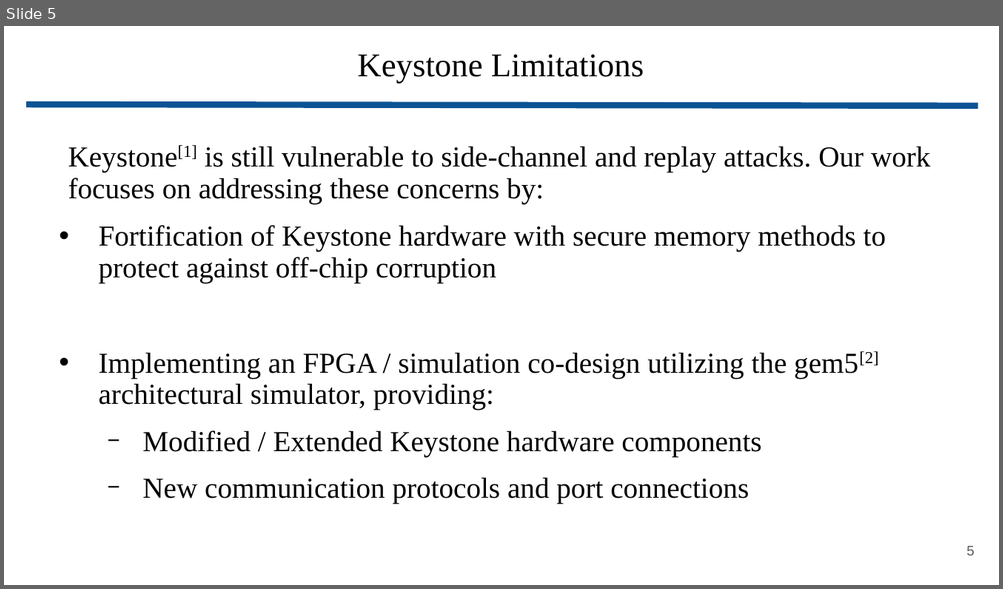
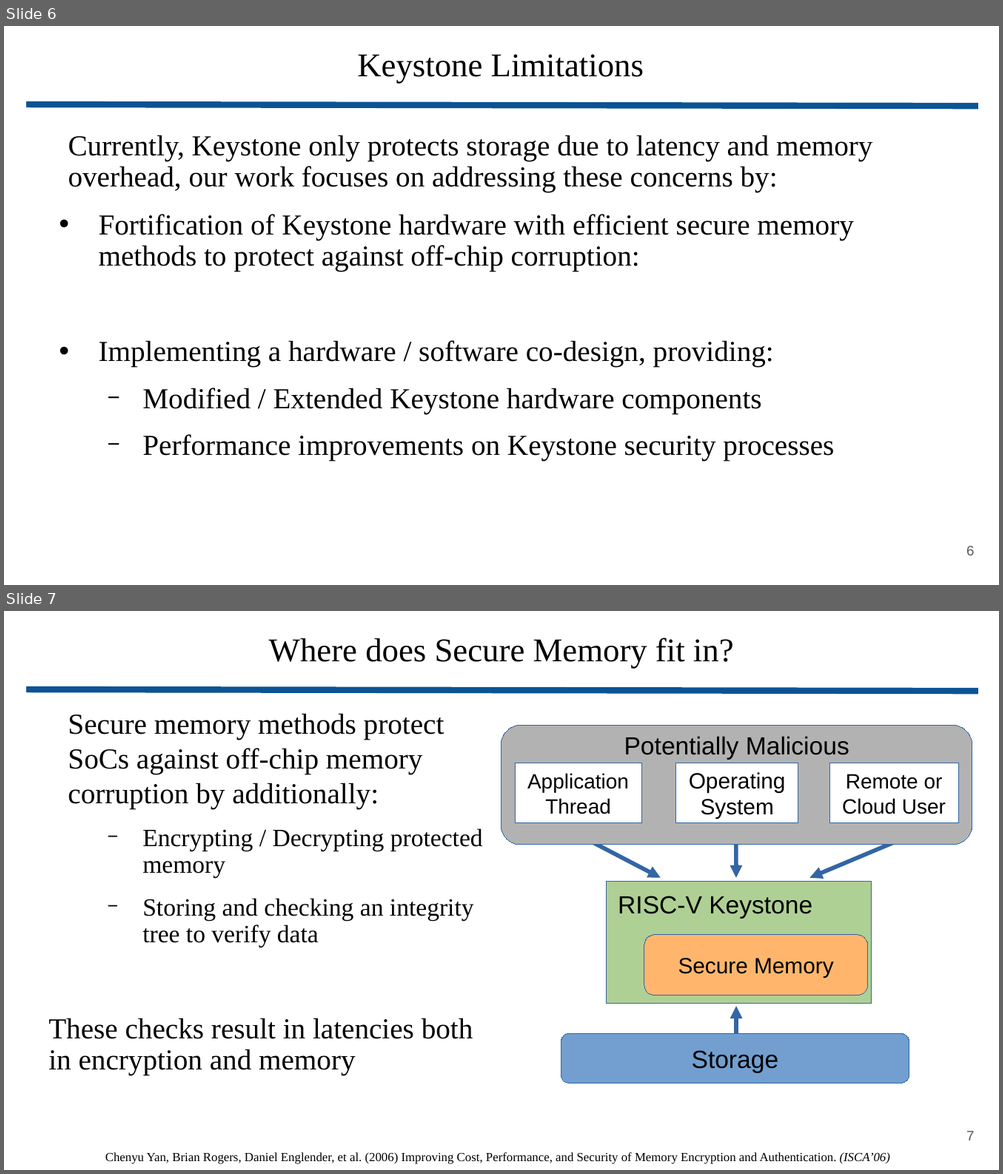
Before and after one commit to wbuz24/grad-research, a slide deck: presentations/IEEE_CIR.pptx. Shown one above the other, each under a label of ours: slide 5 before the commit, slides 6 and 7 after it. The pictures are 1003x589 and 1003x1174 pixels, drawn with LibreOffice and Linux fonts; fonts in the diff are those of the drawing. Boxes give left, top, right and bottom in pixels: in the first picture for what was removed or moved away, otherwise in the second. Text is boxed around its words. In the diff, an @@ line names an element or a change of style, - is before the commit and + after.

```diff
--- a/presentations/IEEE_CIR.pptx
+++ b/presentations/IEEE_CIR.pptx
@@ slide 7 added at [4,611,999,1170], background #FFFFFF @@
@@ title added at [269,638,734,669], 24 pt, text #000000 @@
+Where does Secure Memory fit in?
@@ line added from (26, 689) to (978, 691), #0B5394 4.51 pt @@
@@ text added at [48,713,483,1076], 21 pt, text #000000 @@
+Secure memory methods protect SoCs against off-chip memory corruption by additionally:
+  − Encrypting / Decrypting protected memory
+  − Storing and checking an integrity tree to verify data
+These checks result in latencies both in encryption and memory
@@ rounded rectangle added at [501,726,972,845], fill #B2B2B2, outline #3465A4 0 pt @@
@@ text added at [624,736,849,759], 18 pt, text #000000 @@
+Potentially Malicious
@@ rectangle added at [515,763,642,823], fill #FFFFFF, outline #3465A4 0 pt, 15 pt, text #000000 @@
+Application Thread
@@ rectangle added at [675,763,798,823], fill #FFFFFF, outline #3465A4 0 pt, 16 pt, text #000000 @@
+Operating System
@@ rectangle added at [830,763,959,823], fill #FFFFFF, outline #3465A4 0 pt, 15 pt, text #000000 @@
+Remote or Cloud User
@@ arrow added from (593, 843) to (660, 877), #3465A4 3 pt @@
@@ arrow added from (736, 843) to (736, 877), #3465A4 3 pt @@
@@ arrow added from (894, 843) to (810, 877), #3465A4 3 pt @@
@@ rectangle added at [606,882,871,1004], fill #AFD095, outline #3465A4 0 pt @@
@@ text added at [617,896,812,918], 18 pt, text #000000 @@
+RISC-V Keystone
@@ rounded rectangle added at [645,935,868,996], fill #FFB66C, outline #3465A4 0 pt, 16 pt, text #000000 @@
+Secure Memory
@@ arrow added from (736, 1042) to (736, 1007), #3465A4 3 pt @@
@@ rounded rectangle added at [561,1034,909,1083], fill #729FCF, outline #3465A4 0 pt, 18 pt, text #000000 @@
+Storage
@@ page number added at [966,1131,973,1141], 10 pt, text #595959 @@
+7
@@ text added at [105,1153,890,1165], 9 pt, text #000000 @@
+Chenyu Yan, Brian Rogers, Daniel Englender, et al. (2006) Improving Cost, Performance, and Security of Memory Encryption and Authentication. (ISCA’06)
@@ what was slide 5 is now slide 6 @@
@@ slide 6 changed as well @@
@@ text at [68,135,873,367]: text changed @@
-Keystone[1] is still vulnerable to side-channel and replay attacks. Our work focuses on addressing these concerns by:
-• Fortification of Keystone hardware with secure memory methods to protect against off-chip corruption
-• Implementing an FPGA / simulation co-design utilizing the gem5[2] architectural simulator, providing:
+Currently, Keystone only protects storage due to latency and memory overhead, our work focuses on addressing these concerns by:
+• Fortification of Keystone hardware with efficient secure memory methods to protect against off-chip corruption:
+• Implementing a hardware / software co-design, providing:
@@ text at [142,434,834,461]: text changed @@
-  − New communication protocols and port connections
+  − Performance improvements on Keystone security processes
@@ page number at [966,546,973,556]: text changed @@
-5
+6
```
Also in this commit, not shown: 4 other slides changed, 10 other slides added, 4 slides removed.
